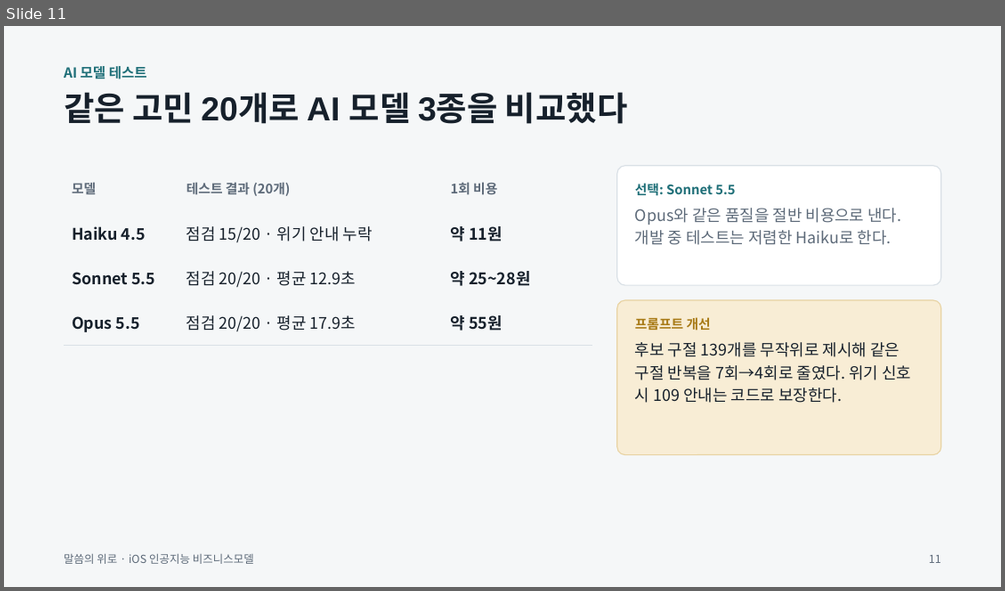
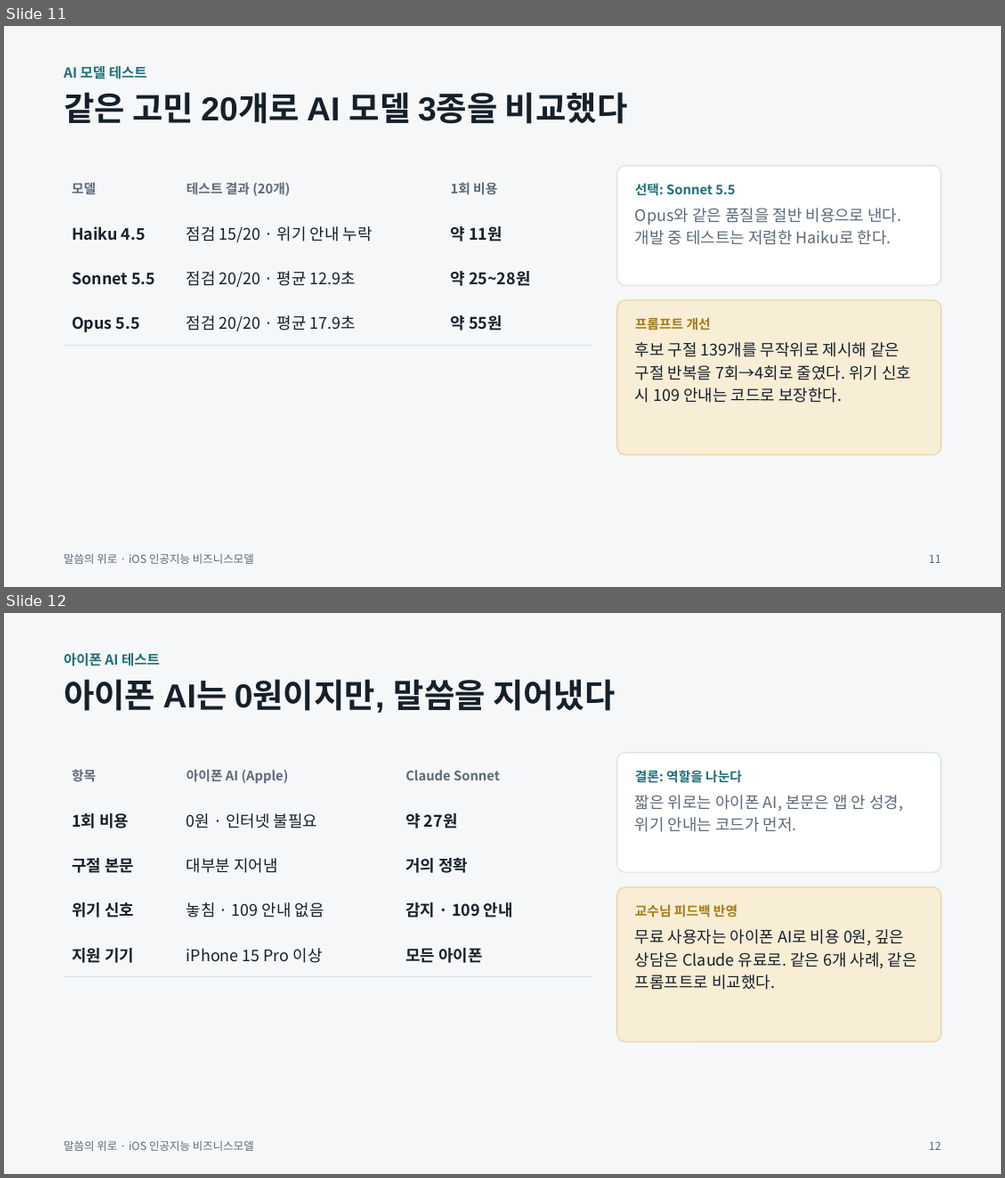
Before and after one commit to jinmo63/godword, a slide deck: 말씀의 위로(구진모)_발표용.pptx. Shown one above the other, each under a label of ours: slide 11 before the commit, slides 11 and 12 after it. The pictures are 1005x591 and 1005x1178 pixels, drawn with LibreOffice and Linux fonts; fonts in the diff are those of the drawing. Boxes give left, top, right and bottom in pixels: in the first picture for what was removed or moved away, otherwise in the second. Text is boxed around its words. In the diff, an @@ line names an element or a change of style, - is before the commit and + after.

```diff
--- a/말씀의 위로(구진모)_발표용.pptx
+++ b/말씀의 위로(구진모)_발표용.pptx
@@ slide 12 added at (x1=4, y1=613, x2=1001, y2=1174), background #F5F7F8 @@
@@ text added at (x1=64, y1=653, x2=160, y2=666), 10 pt, text #1F6F78, bold @@
+아이폰 AI 테스트
@@ text added at (x1=64, y1=679, x2=615, y2=713), 24 pt, text #16202B, bold @@
+아이폰 AI는 0원이지만, 말씀을 지어냈다
@@ table added at (x1=64, y1=753, x2=592, y2=1079), 5 rows, 3 columns @@
+항목 | 아이폰 AI (Apple) | Claude Sonnet
+1회 비용 | 0원 · 인터넷 불필요 | 약 27원
+구절 본문 | 대부분 지어냄 | 거의 정확
+위기 신호 | 놓침 · 109 안내 없음 | 감지 · 109 안내
+지원 기기 | iPhone 15 Pro 이상 | 모든 아이폰
@@ rounded rectangle added at (x1=617, y1=753, x2=941, y2=872), fill #FFFFFF, outline #D9E0E6 0.75 pt @@
@@ text added at (x1=635, y1=770, x2=903, y2=832), 11.5 pt, text #5D6A79 @@
+결론: 역할을 나눈다
+짧은 위로는 아이폰 AI, 본문은 앱 안 성경,
+위기 안내는 코드가 먼저.
@@ rounded rectangle added at (x1=617, y1=887, x2=941, y2=1042), fill #F8EDD5, outline #E8D3A3 0.75 pt @@
@@ text added at (x1=635, y1=904, x2=917, y2=989), 11.5 pt, text #16202B @@
+교수님 피드백 반영
+무료 사용자는 아이폰 AI로 비용 0원, 깊은 상담은 Claude 유료로. 같은 6개 사례, 같은 프롬프트로 비교했다.
@@ text added at (x1=64, y1=1141, x2=254, y2=1151), 8 pt, text #5D6A79 @@
+말씀의 위로 · iOS 인공지능 비즈니스모델
@@ text added at (x1=929, y1=1142, x2=941, y2=1150), 8 pt, text #5D6A79 @@
+12
```
Also in this commit, not shown: 10 slides changed, 1 other file.
